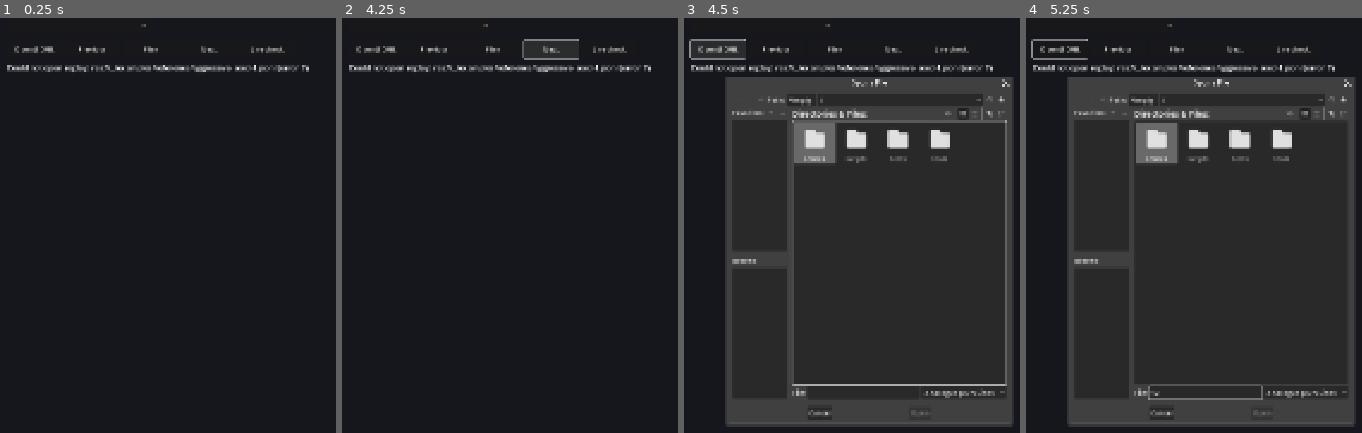
Above: before the commit, frames 1-4 (left to right).
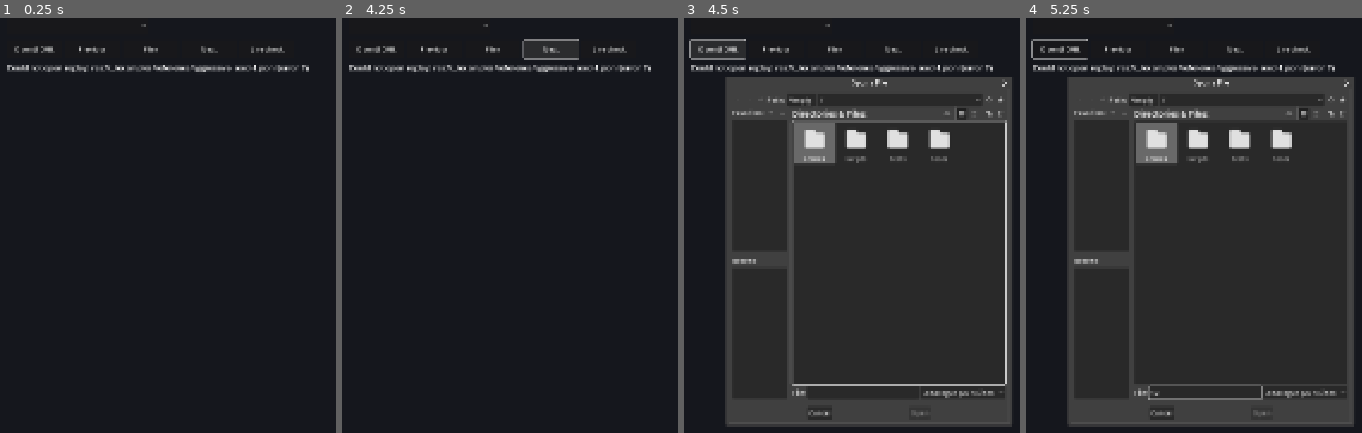
Above: after the commit, the same moments.

Repository: torafugu/anarogue
Game: Godot game, scene res://scenes/replay.tscn
Same seed, same stepped clock (60 frames per second), same inputs: the game is played once before the commit and once after it.
Inputs (mouse positions are in pixels of both pictures, inside the frame that each line leads up to):
- Up to frame 1 (0.25 s): no input
- Up to frame 2 (4.25 s): click "Previous" at 0.5 s; click "Play" at 1.25 s; click "Play" at 2 s; click "Next" at 2.75 s; click "Next" at 3.5 s
- Up to frame 3 (4.5 s): click "Open JSONL" at 4.25 s
- Up to frame 4 (5.25 s): click (1204, 391) at 5.02 s; type "12" at 5.1 s

Frames 1-2 are identical in both runs. In frame 3, 0.6% of the frame differs, in the area x 54-98%, y 14-92%; in frame 4, 0.2%.

Commit message:
Restore replay visual effects

Diff:
--- a/game/scripts/replay_log.gd
+++ b/game/scripts/replay_log.gd
@@ -87,6 +87,20 @@
 			last_enemies = observation.get("enemies", last_enemies).duplicate(true)
 			last_stairs = observation.get("stairs_pos", last_stairs).duplicate(true)
 			result.append(make_frame(event, floors, last_enemies, last_stairs, "decision"))
+		elif (
+			event_name == "battle_result"
+			and details.get("result", "") == "player_hit"
+			and details.get("ranged", false)
+		):
+			var ranged_frame := make_frame(
+				event, floors, last_enemies, last_stairs, "ranged_hit"
+			)
+			var player_state: Dictionary = event.get("player_state", {})
+			ranged_frame["arrow"] = {
+				"from": details.get("enemy_pos", {}).duplicate(true),
+				"to": player_state.get("pos", {}).duplicate(true),
+			}
+			result.append(ranged_frame)
 		elif event_name == "battle_result" and details.get("result", "") == "player_defeated":
 			result.append(make_frame(event, floors, last_enemies, last_stairs, "terminal"))
 	return result
@@ -113,4 +127,5 @@
 		"map_rows": floors.get(depth, []).duplicate(),
 		"rule_id": str(details.get("rule_id", "")),
 		"reason": str(details.get("reason", "")),
+		"arrow": {},
 	}
--- a/game/scripts/replay_viewer.gd
+++ b/game/scripts/replay_viewer.gd
@@ -3,20 +3,25 @@
 const ReplayData := preload("res://scripts/replay_log.gd")
 const DEFAULT_REPLAY := "res://../examples/reference/aggressive-seed-1.jsonl"
 const AUTO_STEP_SECONDS := 0.28
+const ARROW_FLIGHT_DURATION := 0.28
+const ARROW_IMPACT_DURATION := 0.12
 
 const COLOR_BG := Color("#15171d")
 const COLOR_WALL := Color("#303845")
+const COLOR_WALL_EDGE := Color("#465266")
 const COLOR_FLOOR := Color("#242a32")
-const COLOR_GRID := Color("#343c49")
+const COLOR_FLOOR_ALT := Color("#29313b")
 const COLOR_PLAYER := Color("#f2d16b")
 const COLOR_MELEE := Color("#d85f5f")
 const COLOR_ARCHER := Color("#6ecbff")
 const COLOR_STAIRS := Color("#79c7a6")
+const COLOR_TEXT := Color("#e7e1cf")
 
 var replay := ReplayData.new()
 var frame_index := 0
 var playing := false
 var auto_elapsed := 0.0
+var arrow_elapsed := 0.0
 var font := ThemeDB.fallback_font
 var run_selector: OptionButton
 var status_label: Label
@@ -127,6 +132,7 @@
 	if replay.frames.is_empty():
 		return
 	frame_index = clampi(index, 0, replay.frames.size() - 1)
+	arrow_elapsed = 0.0
 	if frame_index == replay.frames.size() - 1:
 		playing = false
 		play_button.text = "Play"
@@ -147,6 +153,10 @@
 
 
 func _process(delta: float) -> void:
+	if is_arrow_animating():
+		arrow_elapsed += delta
+		queue_redraw()
+		return
 	if not playing:
 		return
 	auto_elapsed += delta
@@ -198,6 +208,8 @@
 	]
 	if not rule.is_empty():
 		status_label.text += "\n%s — %s" % [rule, frame["reason"]]
+	elif frame["kind"] == "ranged_hit":
+		status_label.text += "\nArcher ranged attack"
 	elif not replay.warnings.is_empty():
 		status_label.text += "\n%s" % replay.warnings[0]
 
@@ -222,17 +234,22 @@
 		var row := str(rows[y])
 		for x in range(map_width):
 			var rect := Rect2(origin + Vector2(x, y) * tile_size, Vector2.ONE * tile_size)
-			var color := COLOR_FLOOR if row.substr(x, 1) == "." else COLOR_WALL
-			draw_rect(rect, color)
-			draw_rect(rect, COLOR_GRID, false, 1.0)
-
-	draw_actor(frame["stairs_pos"], origin, tile_size, COLOR_STAIRS, 0.28)
+			if row.substr(x, 1) == ".":
+				var floor_color := COLOR_FLOOR if (x + y) % 2 == 0 else COLOR_FLOOR_ALT
+				draw_rect(rect, floor_color)
+			else:
+				draw_rect(rect, COLOR_WALL)
+				draw_rect(rect.grow(-tile_size * 0.2), COLOR_WALL_EDGE)
+
+	draw_stairs_icon(frame["stairs_pos"], origin, tile_size)
 	for enemy_value in frame["enemies"]:
 		var enemy: Dictionary = enemy_value
 		var color := COLOR_ARCHER if enemy.get("type", "") == "archer" else COLOR_MELEE
-		draw_actor(enemy.get("pos", {}), origin, tile_size, color, 0.31)
+		var symbol := "A" if enemy.get("type", "") == "archer" else "E"
+		draw_actor(enemy.get("pos", {}), origin, tile_size, color, symbol)
 	var player: Dictionary = frame["player_state"]
-	draw_actor(player.get("pos", {}), origin, tile_size, COLOR_PLAYER, 0.34)
+	draw_actor(player.get("pos", {}), origin, tile_size, COLOR_PLAYER, "@")
+	draw_arrow(frame["arrow"], origin, tile_size)
 
 
 func draw_actor(
@@ -240,9 +257,101 @@
 	origin: Vector2,
 	tile_size: float,
 	color: Color,
-	radius_scale: float
+	symbol: String
 ) -> void:
 	if not position_value.has("x") or not position_value.has("y"):
 		return
 	var center := origin + Vector2(position_value["x"] + 0.5, position_value["y"] + 0.5) * tile_size
-	draw_circle(center, tile_size * radius_scale, color)
+	draw_circle(center, tile_size * 0.42, color)
+	var symbol_size := int(tile_size * 0.75)
+	var text_size := font.get_string_size(
+		symbol, HORIZONTAL_ALIGNMENT_CENTER, -1, symbol_size
+	)
+	draw_string(
+		font,
+		center - text_size * 0.5 + Vector2(0, tile_size * 0.55),
+		symbol,
+		HORIZONTAL_ALIGNMENT_CENTER,
+		-1,
+		symbol_size,
+		COLOR_BG
+	)
+
+
+func draw_stairs_icon(position_value: Dictionary, origin: Vector2, tile_size: float) -> void:
+	if not position_value.has("x") or not position_value.has("y"):
+		return
+	var tile_origin := origin + Vector2(position_value["x"], position_value["y"]) * tile_size
+	var scale := tile_size / 40.0
+	var badge := Rect2(tile_origin + Vector2.ONE * 4.0 * scale, Vector2.ONE * 32.0 * scale)
+	draw_rect(badge, COLOR_BG)
+	draw_rect(badge, COLOR_STAIRS, false, 2.0 * scale)
+	var steps := PackedVector2Array([
+		tile_origin + Vector2(9, 12) * scale,
+		tile_origin + Vector2(16, 12) * scale,
+		tile_origin + Vector2(16, 19) * scale,
+		tile_origin + Vector2(23, 19) * scale,
+		tile_origin + Vector2(23, 26) * scale,
+		tile_origin + Vector2(30, 26) * scale,
+	])
+	draw_polyline(steps, COLOR_STAIRS, 3.0 * scale, true)
+	draw_line(
+		tile_origin + Vector2(9, 31) * scale,
+		tile_origin + Vector2(30, 31) * scale,
+		COLOR_STAIRS,
+		2.0 * scale,
+		true
+	)
+
+
+func is_arrow_animating() -> bool:
+	if replay.frames.is_empty():
+		return false
+	var frame: Dictionary = replay.frames[frame_index]
+	return (
+		not frame["arrow"].is_empty()
+		and arrow_elapsed < ARROW_FLIGHT_DURATION + ARROW_IMPACT_DURATION
+	)
+
+
+func draw_arrow(arrow: Dictionary, origin: Vector2, tile_size: float) -> void:
+	if arrow.is_empty() or not is_arrow_animating():
+		return
+	var from_value: Dictionary = arrow["from"]
+	var to_value: Dictionary = arrow["to"]
+	if not from_value.has("x") or not to_value.has("x"):
+		return
+	var arrow_origin := origin + Vector2(from_value["x"] + 0.5, from_value["y"] + 0.5) * tile_size
+	var target := origin + Vector2(to_value["x"] + 0.5, to_value["y"] + 0.5) * tile_size
+	if arrow_elapsed < ARROW_FLIGHT_DURATION:
+		var direction := (target - arrow_origin).normalized()
+		var perpendicular := Vector2(-direction.y, direction.x)
+		var tip := arrow_origin.lerp(target, arrow_elapsed / ARROW_FLIGHT_DURATION)
+		var tail := tip - direction * tile_size * 0.55
+		draw_line(
+			tail - direction * tile_size * 0.3,
+			tip,
+			Color(0.43, 0.8, 1.0, 0.3),
+			maxf(2.0, tile_size * 0.15),
+			true
+		)
+		draw_line(tail, tip, COLOR_ARCHER, maxf(1.0, tile_size * 0.075), true)
+		draw_colored_polygon(PackedVector2Array([
+			tip,
+			tip - direction * tile_size * 0.225 + perpendicular * tile_size * 0.125,
+			tip - direction * tile_size * 0.225 - perpendicular * tile_size * 0.125,
+		]), COLOR_TEXT)
+	else:
+		var progress := (arrow_elapsed - ARROW_FLIGHT_DURATION) / ARROW_IMPACT_DURATION
+		var color := COLOR_ARCHER
+		color.a = 1.0 - progress
+		draw_arc(
+			target,
+			tile_size * (0.25 + progress * 0.4),
+			0.0,
+			TAU,
+			32,
+			color,
+			maxf(1.0, tile_size * 0.075),
+			true
+		)
--- a/game/tests/replay_log_test.gd
+++ b/game/tests/replay_log_test.gd
@@ -2,6 +2,7 @@
 
 const ReplayData := preload("res://scripts/replay_log.gd")
 const REFERENCE_PATH := "res://../examples/reference/aggressive-seed-1.jsonl"
+const ARCHER_REFERENCE_PATH := "res://../examples/reference/cautious-seed-1.jsonl"
 
 
 func _init() -> void:
@@ -38,5 +39,19 @@
 		printerr("FAIL: Replay must include decision frames.")
 		quit(1)
 		return
+	var archer_replay := ReplayData.new()
+	if archer_replay.load_file(ARCHER_REFERENCE_PATH) != OK:
+		printerr("FAIL: Could not load Archer reference replay.")
+		quit(1)
+		return
+	var has_ranged_hit := false
+	for frame in archer_replay.frames:
+		if frame["kind"] == "ranged_hit" and not frame["arrow"].is_empty():
+			has_ranged_hit = true
+			break
+	if not has_ranged_hit:
+		printerr("FAIL: Replay must preserve Archer ranged attacks.")
+		quit(1)
+		return
 	print("Replay log test passed (%d frames)." % replay.frames.size())
 	quit(0)
Not shown, changed: docs/run-log-v2.md
